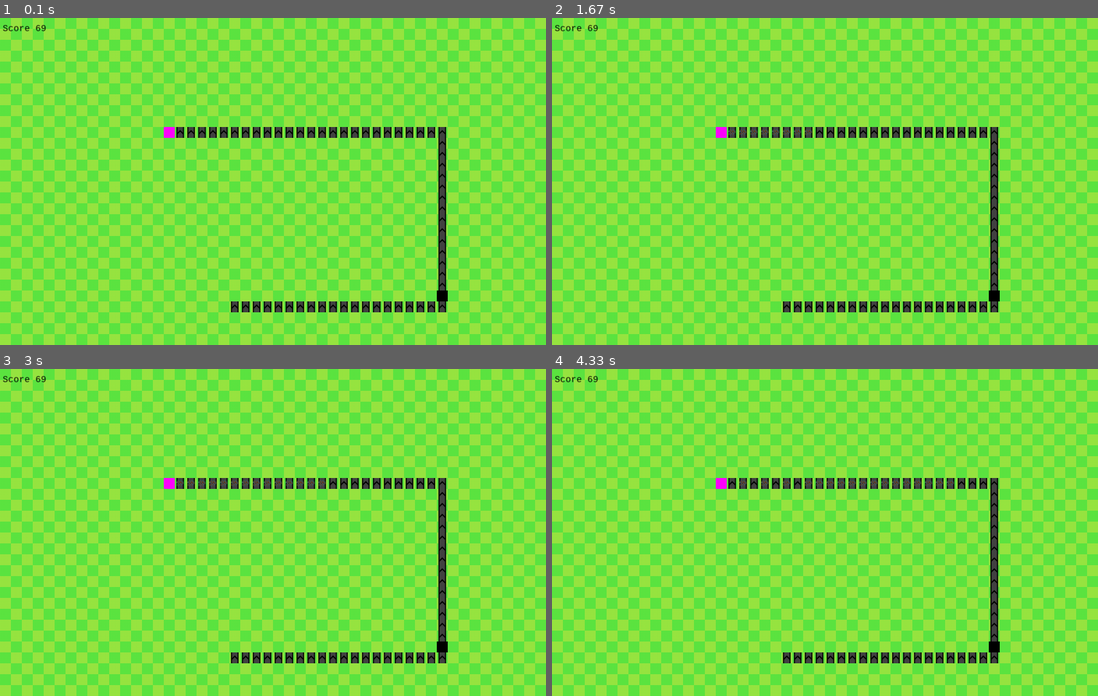
Above: before the commit, frames 1-4 (two rows, left to right).
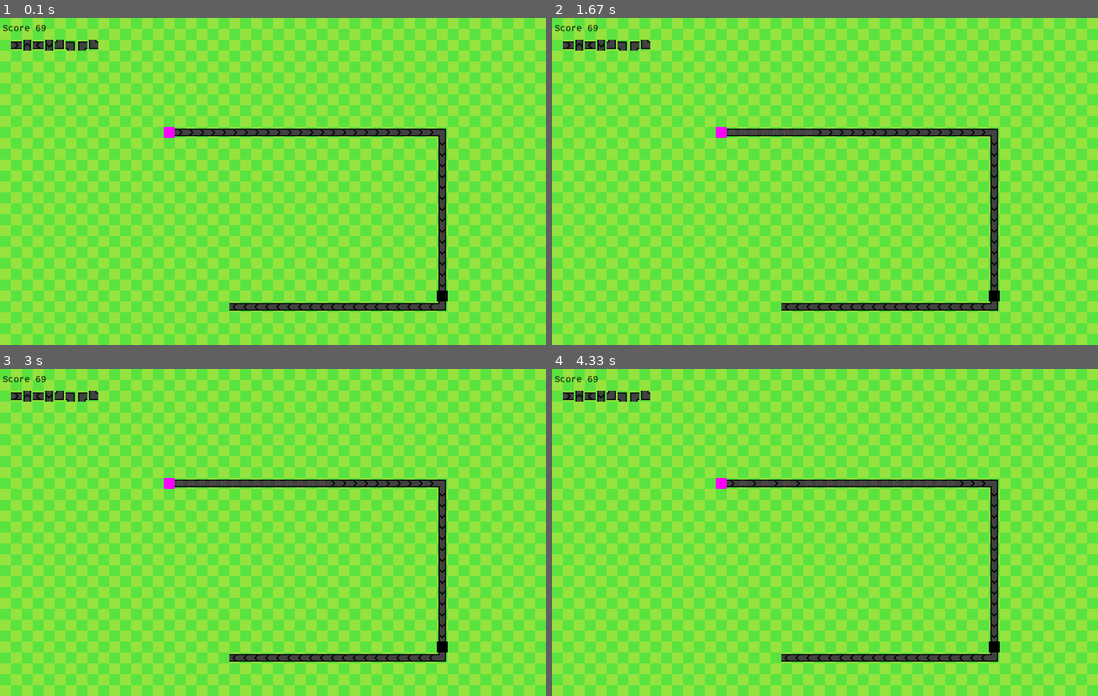
Above: after the commit, the same moments.

Repository: slin-j/funny_projects
Game: pygame game, started from py/minegame/main.py
The game is run twice, just before and just after one commit, with the same random seed, the same clock (stepped at 60 frames per second) and the same inputs.
Inputs:
- Up to frame 1 (0.1 s): no input
- Up to frame 2 (1.67 s): tap F at 0.33, 0.73, 1.03, 1.23, 1.57 s
- Up to frame 3 (3 s): tap F at 1.87, 2.07, 2.37, 2.63 s
- Up to frame 4 (4.33 s): no input

The runs differ from the first frame. In frame 1, 2.8% of the frame differs, in the area x 2-82%, y 6-90%; in frame 2, 2.8%; in frame 3, 2.7%; in frame 4, 2.7%.

Commit message:
added the logic to set the belts in the right direction

Diff:
--- a/py/minegame/entity.py
+++ b/py/minegame/entity.py
@@ -2,6 +2,7 @@
 import os
 
 import transport
+import img_loader as img
 
 class entity:
     def __init__(self) -> None:
@@ -19,10 +20,9 @@
     def __init__(self) -> None:
         super().__init__()
         self.index_on_conv = 0
-        self.img = pygame.image.load(os.path.join(os.path.dirname(__file__), 'graphics', 'ores', 'copper.png')).convert_alpha()
 
     def set_pos(self, new_pos:tuple):
         self.pos = new_pos
 
     def draw_shape(self, pos:tuple, surface:pygame.Surface):
-        surface.blit(self.img, pos)
+        surface.blit(img.copper, pos)
--- /dev/null
+++ b/py/minegame/img_loader.py
@@ -0,0 +1,23 @@
+import pygame
+import os
+
+SCR_WIDTH = 1000
+SCR_HEIGHT = 600
+
+pygame.init()
+s = pygame.display.set_mode((SCR_WIDTH, SCR_HEIGHT),0,32)
+
+no_texture = pygame.image.load(os.path.join(os.path.dirname(__file__), 'graphics', 'texture_not_found.png')).convert_alpha()
+
+# BELT TIER 1
+belt = [pygame.image.load(os.path.join(os.path.dirname(__file__), 'graphics', 'belts', 'tier1_lr.png')).convert_alpha()]    # left to right
+belt.append(pygame.transform.rotate(belt[0], 90))   # down to up
+belt.append(pygame.transform.rotate(belt[0], 180))  # right to left
+belt.append(pygame.transform.rotate(belt[0], 270))  # up to down
+belt.append(pygame.image.load(os.path.join(os.path.dirname(__file__), 'graphics', 'belts', 'tier1_lu.png')).convert_alpha())     # left to up
+belt.append(pygame.transform.rotate(belt[4], 90))   # down to left
+belt.append(pygame.transform.rotate(belt[4], 180))  # right to down
+belt.append(pygame.transform.rotate(belt[4], 270))  # up to right
+
+# MATERIALS
+copper = pygame.image.load(os.path.join(os.path.dirname(__file__), 'graphics', 'ores', 'copper.png')).convert_alpha()
--- a/py/minegame/main.py
+++ b/py/minegame/main.py
@@ -1,22 +1,20 @@
 import sys
 import pygame
 import time
+import os
 
 import environment
 import resource_collect
 import transport
 import entity
 import storage
-import os
-
-SCR_WIDTH = 1000
-SCR_HEIGHT = 600
+import img_loader
 
 pygame.init()
 
 pygame.display.set_caption('minegame')
 clock = pygame.time.Clock()
-game_surface = pygame.display.set_mode((SCR_WIDTH, SCR_HEIGHT),0,32)  # screen
+game_surface = pygame.display.set_mode((img_loader.SCR_WIDTH, img_loader.SCR_HEIGHT),0,32)  # screen
 # menu_surface = pygame.display.set_mode((SCR_WIDTH, SCR_HEIGHT),0,32)  # screen
 
 game_map = environment.earth(game_surface)
@@ -25,13 +23,13 @@
 #conv1 = transport.conveyor_belt([(16*20,10*20), (17*20,10*20), (18*20,10*20), (19*20,10*20), (20*20,10*20), (21*20,10* …(215 unchanged characters)…
 
 conveyor_list = []
-conveyor_list.append(transport.conveyor_belt([(x*20,10*20) for x in range(16,40)] +
-                                             [(40*20,y*20) for y in range(10,25)]))
-conveyor_list.append(transport.conveyor_belt([x*20, 26*20] for x in range(40,20,-1)))
+conveyor_list.append(transport.conveyor_belt(([(x*20,10*20) for x in range(16,40)] +
+                                             [(40*20,y*20) for y in range(10,25)]), tier=1))
+conveyor_list.append(transport.conveyor_belt(([x*20, 26*20] for x in range(40,20,-1)), tier=1))
 
-miner1.set_out_belt(conveyor_list[0])
-cont1.set_in_belt(conveyor_list[0])
-cont1.set_out_belt(conveyor_list[1])
+miner1.set_out_belt(conveyor_list[0], miner1.position)
+cont1.set_in_belt(conveyor_list[0], cont1.pos)
+cont1.set_out_belt(conveyor_list[1], cont1.pos)
 
 font_normal = pygame.font.SysFont("monospace",16)
 
@@ -63,16 +61,19 @@
 
     cont1.export_material_to_belt()
 
-    print(len(cont1.storage))
+    # print(len(cont1.storage))
 
     # draw plain map
-    game_map.draw_dbg_grid(SCR_HEIGHT, SCR_WIDTH)
+    game_map.draw_dbg_grid(img_loader.SCR_HEIGHT, img_loader.SCR_WIDTH)
     # draw machines and belts on map
     miner1.draw_shape(game_map.bg)
     cont1.draw_shape(game_map.bg)
     for c in conveyor_list:
         c.draw_shape_with_materials(game_map.bg)
 
+
+    for i in range(8):
+        game_map.bg.blit(img_loader.belt[i], (20 + (i*20),40))
     # show new graphics
     game_surface.blit(game_map.bg, (0, 0))
     text = font_normal.render("Score {0}".format(69), 1, (0,0,0))
--- a/py/minegame/transport.py
+++ b/py/minegame/transport.py
@@ -3,6 +3,7 @@
 import time
 
 import entity
+import img_loader as img
 
 class interface_in:
     def __init__(self) -> None:
@@ -10,8 +11,9 @@
         self.in_buffer_size = 100
         self.in_belt = None
 
-    def set_in_belt(self, belt):
+    def set_in_belt(self, belt, block_pos):
         self.in_belt = belt
+        self.in_belt.out_block_pos = block_pos
 
     def import_material_from_belt(self):
         if len(self.in_buffer) < self.in_buffer_size:
@@ -24,8 +26,9 @@
         self.out_buffer_size = 100
         self.out_belt = None
 
-    def set_out_belt(self, belt):
+    def set_out_belt(self, belt, block_pos):
         self.out_belt = belt
+        self.out_belt.in_block_pos = block_pos
 
     # transfer entity from out_buffer to out_belt, if space is available and buffer not empty
     def export_material_to_belt(self):
@@ -40,22 +43,82 @@
         self.is_standing = False # only really needed for the last piece to ensure the collect only takes it when it waited there for one update-cycle
 
 class conveyor_belt:
-    def __init__(self, positions:list[tuple]) -> None:
-        self.UPDATE_INTERVAL = 200e6 # 200ms
+    def __init__(self, positions:list[tuple], tier:int) -> None:
+        if tier > 0 and tier <= 5:
+            self.tier = tier
+            self.UPDATE_INTERVAL = 200e6 * tier # 200ms
+        else: raise ValueError('Invalid belt tier! Valid are 1 to 5')
         self.last_update = time.time_ns()
-        self.img = pygame.image.load(os.path.join(os.path.dirname(__file__), 'graphics', 'belts', 'tier1_lr.png')).convert_alpha()
-        self.img = pygame.transform.rotate(self.img, 90)
 
         self.pieces = []
         for p in positions:
             self.pieces.append(belt_piece(p))
 
-        self.size = (20, 20) # px
+        # positions from the in and output-machine (used for belt-directions)
+        self.in_block_pos = ()
+        self.out_block_pos = ()
 
     def draw_shape_with_materials(self, surface:pygame.Surface):
-        for p in self.pieces:
-            surface.blit(self.img, p.pos)
+        for i,p in enumerate(self.pieces):
+            if i == 0: # first -> use machine on the left
+                surface.blit(self.calculate_beltpiece_img([belt_piece(self.in_block_pos)] + self.pieces[:2], self.tier), self.pieces[i].pos)
+            elif i == len(self.pieces)-1: # last -> use machine on the right
+                surface.blit(self.calculate_beltpiece_img(self.pieces[-2:] + [belt_piece(self.out_block_pos)], self.tier), self.pieces[i].pos)
+            else:
+                surface.blit(self.calculate_beltpiece_img(self.pieces[i-1:i+2], self.tier), self.pieces[i].pos)
             if p.holding_entity != None: p.holding_entity.draw_shape(p.pos, surface)
+
+    def calculate_beltpiece_img(self, input:list[belt_piece], belt_tier:int):
+        belt_tier -= 1
+        if len(input[0].pos) != 2: # no input block found
+            if input[1].pos[0] < input[2].pos[0]: # out to the right
+                return img.belt[0 + belt_tier*8]
+            if input[1].pos[1] > input[2].pos[1]: # out to top
+                return img.belt[1 + belt_tier*8]
+            if input[1].pos[0] > input[2].pos[0]: # out to the left
+                return img.belt[2 + belt_tier*8]
+            if input[1].pos[1] < input[2].pos[1]: # out to bottom
+                return img.belt[3 + belt_tier*8]
+        if len(input[2].pos) != 2: # no input block found
+            if input[0].pos[0] > input[1].pos[0]: # in from the right
+                return img.belt[2 + belt_tier*8]
+            if input[0].pos[1] < input[1].pos[1]: # in from top
+                return img.belt[3 + belt_tier*8]
+            if input[0].pos[0] < input[1].pos[0]: # in from the left
+                return img.belt[1 + belt_tier*8]
+            if input[0].pos[1] > input[1].pos[1]: # in from below
+                return img.belt[0 + belt_tier*8]
+
+        if input[0].pos[0] < input[1].pos[0]: # in from the left
+            if input[1].pos[0] < input[2].pos[0]: # out to the right
+                return img.belt[0 + belt_tier*8]
+            if input[1].pos[1] > input[2].pos[1]: # out to top
+                return img.belt[4 + belt_tier*8]
+            if input[1].pos[1] < input[2].pos[1]: # out to bottom
+                return img.belt[5 + belt_tier*8]
+        if input[0].pos[0] > input[1].pos[0]: # in from the right
+            if input[1].pos[0] > input[2].pos[0]: # out to the left
+                return img.belt[2 + belt_tier*8]
+            if input[1].pos[1] < input[2].pos[1]: # out to bottom
+                return img.belt[6 + belt_tier*8]
+            if input[1].pos[1] > input[2].pos[1]: # out to top
+                return img.belt[7 + belt_tier*8]
+        if input[0].pos[1] > input[1].pos[1]: # in from below
+            if input[1].pos[1] > input[2].pos[1]: # out to top
+                return img.belt[1 + belt_tier*8]
+            if input[1].pos[0] > input[2].pos[0]: # out to the left
+                return img.belt[5 + belt_tier*8]
+            if input[1].pos[0] < input[2].pos[0]: # out to the right
+                return img.belt[6 + belt_tier*8]
+        if input[0].pos[1] < input[1].pos[1]: # in from top
+            if input[1].pos[1] < input[2].pos[1]: # out to bottom
+                return img.belt[3 + belt_tier*8]
+            if input[1].pos[0] < input[2].pos[0]: # out to the right
+                return img.belt[7 + belt_tier*8]
+            if input[1].pos[0] > input[2].pos[0]: # out to the left
+                return img.belt[4 + belt_tier*8]
+
+        return img.no_texture
 
     def add_material(self, new_mat:entity) -> bool:
         if self.pieces[0].holding_entity == None:   # if space for new material-entity is available
Binary file added: py/minegame/graphics/texture_not_found.png
